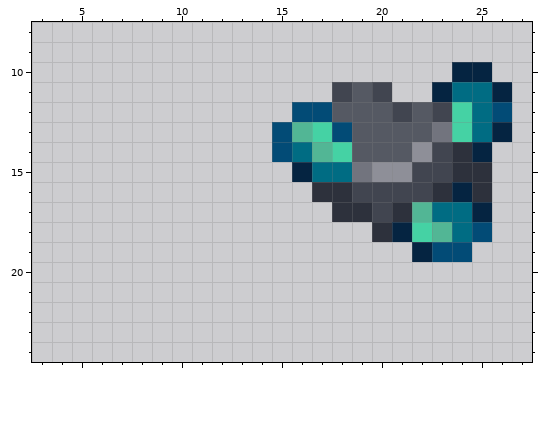
A pixel-art sprite gets an edit: Resources/Textures/_CP14/Objects/Materials/mithril_ore.rsi/ore2.png. This is how it looked before the edit.
The file is 32x32 pixels. Shown: x 3..27, y 8..24. The old version is drawn lined up with the new one.
New version:
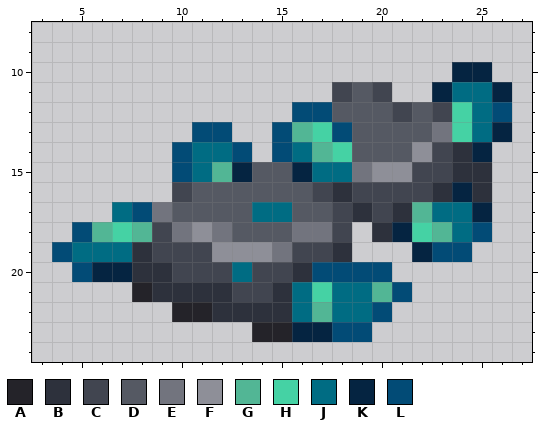
Palette (. is transparent): A #242329  B #2d313c  C #414550  D #555963  E #72747e  F #8e8f98  G #52b695  H #45d2a4  J #006c83  K #052441  L #024b76
Diff:
whole drawing moved by +5,-2 (the old picture is shown already moved)
y 13: x 11..12 .. -> LL
y 14: x 10..13 .... -> LJJL
y 15: x 10..15 ...... -> LJGKDD
y 16: x 10..17 .......B -> CDDDDDDC
y 17: x 7..18 ...........B -> JLEDDDDJJDDC
y 18: x 5..18 .............. -> LGHGCEFEDDDEEC
y 19: x 4..18 ............... -> LJJJBCCCFFFECCB
y 20: x 5..20 ................ -> LKKBBCCCJCCBLLLL
y 21: x 8..21 .............. -> ABBBBCCBJHJJGL
y 22: x 10..20 ........... -> AABBBBJGJJL
y 23: x 14..19 ...... -> AAKKLL
Changed places in both pictures, as pixel boxes (x1, y1, x2, y2):
changed: (52, 122, 412, 342)
